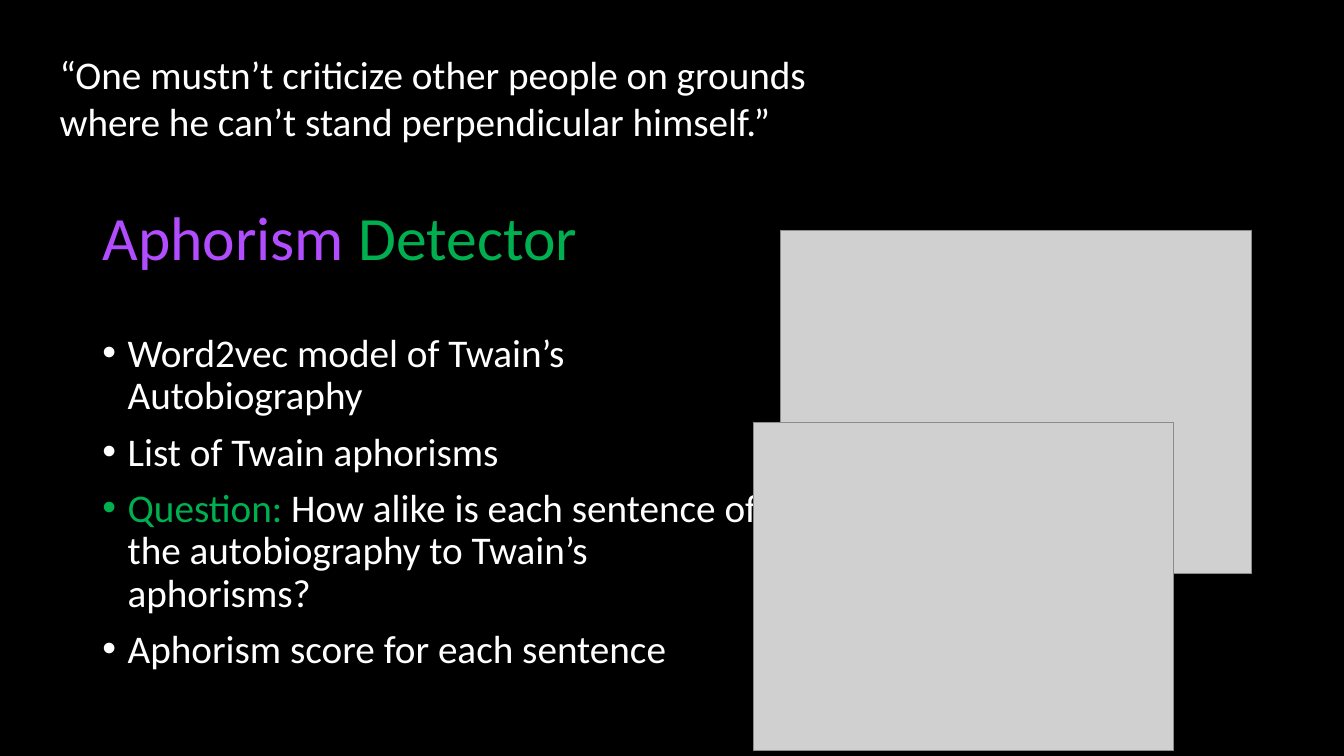
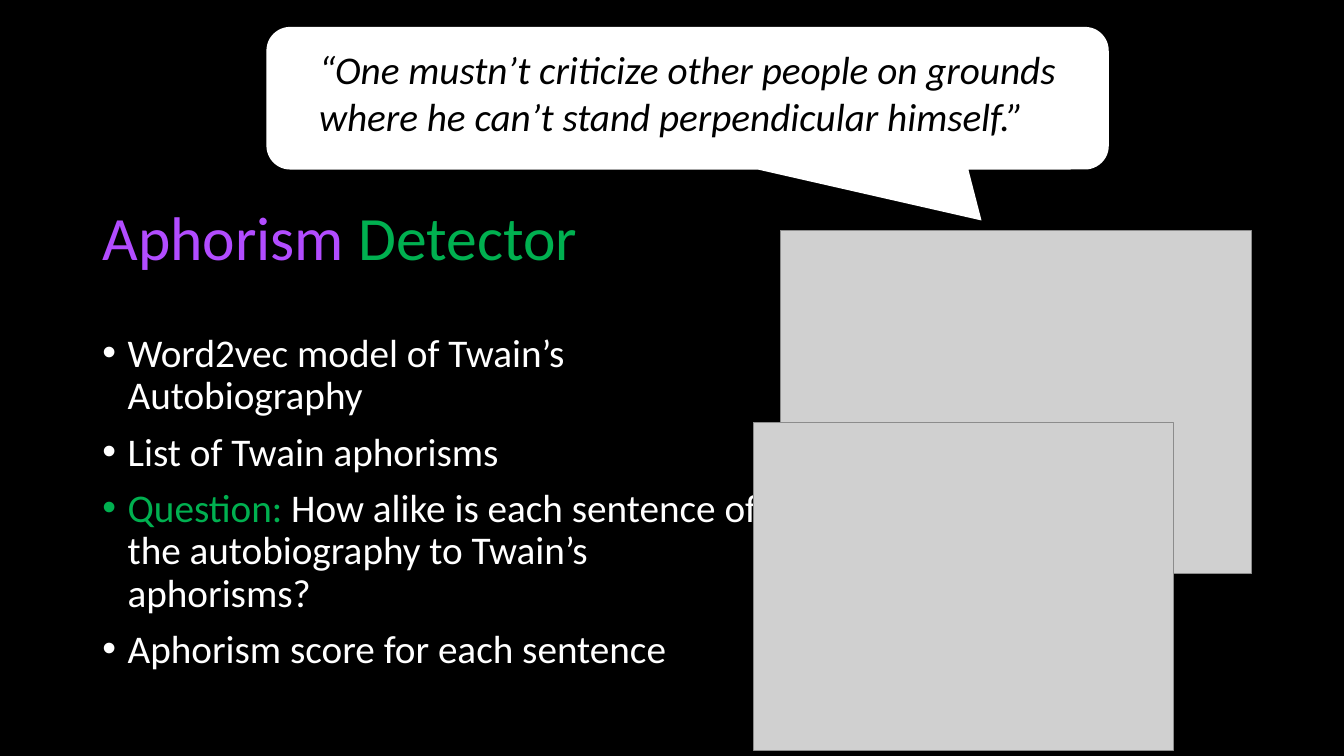
Before and after one commit to jarmoza/twain_autobio_modelquality, a slide deck: slide 5 of nyudh_summerfellowship_jonathan_armoza.pptx. Drawn at 1344x756 pixels with LibreOffice and Linux fonts; fonts in the diff are those of the drawing; grey boxes stand for pictures. Boxes give left, top, right and bottom in pixels: in the first picture for what was removed or moved away, otherwise in the second. Text is boxed around its words. In the diff, an @@ line names an element or a change of style, - is before the commit and + after.

```diff
--- a/nyudh_summerfellowship_jonathan_armoza.pptx
+++ b/nyudh_summerfellowship_jonathan_armoza.pptx
@@ rounded speech box added at <box>266,27,1109,170</box>, fill #FFFFFF @@
@@ text "“One mustn’t criticize other people ...": place and size @@
-text "“One mustn’t criticize other people ..." at <box>60,61,806,143</box>
+text "“One mustn’t criticize other people ..." at <box>319,56,1055,138</box>
@@ text "“One mustn’t criticize other people ..." at <box>319,56,1055,138</box>: text colour #FFFFFF to #000000, italic on @@
```
Also in this commit, not shown: 4 other slides changed, 2 slides added, 1 slide removed.
